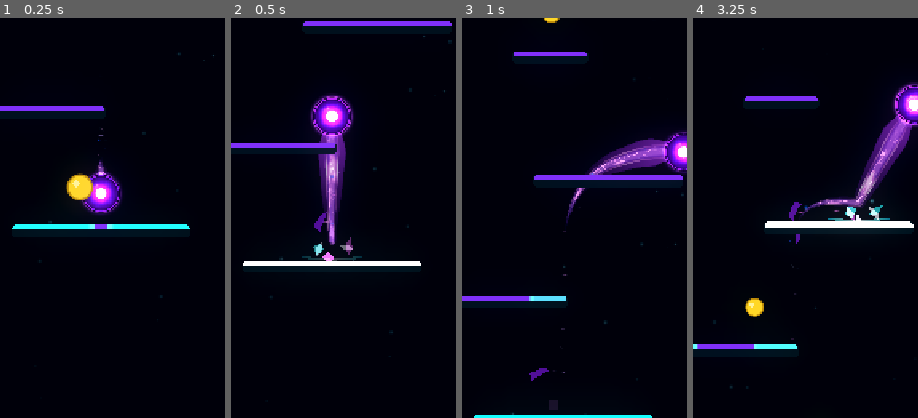
Above: before the commit, frames 1-4 (left to right).
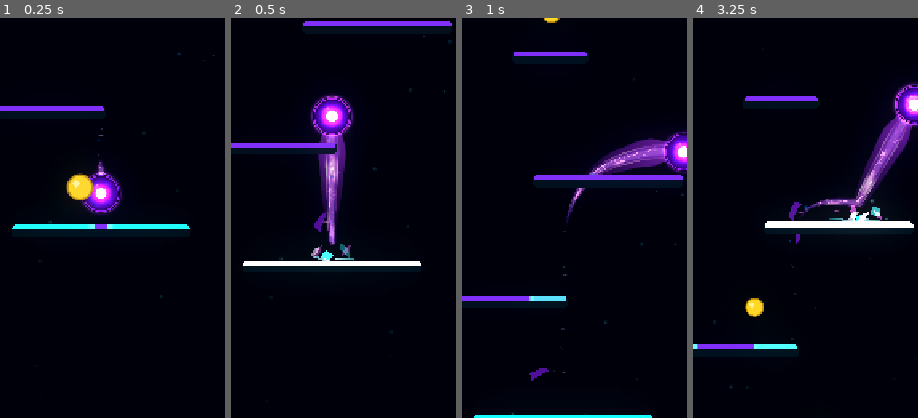
Above: after the commit, the same moments.

Repository: Kryodo/TowerJump
Game: Godot game, scene res://scenes/main.tscn
The game is run twice, just before and just after one commit, with the same random seed, the same clock (stepped at 60 frames per second) and the same inputs.
Inputs (mouse positions are % of the whole screen's width and height, from its top left):
- Up to frame 1 (0.25 s): no input
- Up to frame 2 (0.5 s): no input
- Up to frame 3 (1 s): move the mouse to (72, 45) at 0.52 s; hold Right (ui_right) from 0.53 s (still down); click (72, 45) at 0.67 s
- Up to frame 4 (3.25 s): release Right (ui_right) at 1.25 s; drag from (30, 55) to (47, 31) at 1.27 s; click "Nochmal spielen" at 2 s; move the mouse to (60, 28) at 2.77 s; hold Right (ui_right) from 2.78 s (still down)
The pictures show only the part of the screen within x 28-78%, y 31-81%; the shares and areas given below are measured in that part.

Frame 1 is identical in both runs. In frame 2, 0.5% of the frame differs, in the area x 31-59%, y 54-61%; in frame 3, 0.1%; in frame 4, 0.4%.

Commit message:
Animate landing energy streaks like live filaments

Diff:
--- a/scripts/ball_trail.gd
+++ b/scripts/ball_trail.gd
@@ -1181,11 +1181,19 @@
 		if travel_distance < 6.0:
 			continue
 
+		# Taper the ends so this reads as a filament, not a rectangular bar.
+		var width_curve := Curve.new()
+		width_curve.add_point(Vector2(0.0, 0.04))
+		width_curve.add_point(Vector2(0.16, 0.92))
+		width_curve.add_point(Vector2(0.62, 0.64))
+		width_curve.add_point(Vector2(1.0, 0.02))
+
 		var streak := Line2D.new()
 		streak.name = "LandingSurfaceEnergyStreak"
 		streak.z_as_relative = true
 		streak.z_index = 5
 		streak.width = 5.2
+		streak.width_curve = width_curve
 		streak.antialiased = true
 		streak.joint_mode = Line2D.LINE_JOINT_ROUND
 		streak.begin_cap_mode = Line2D.LINE_CAP_ROUND
@@ -1194,22 +1202,45 @@
 
 		var gradient := Gradient.new()
 		gradient.set_color(0, Color(1.05, 1.72, 1.98, 0.98))
-		gradient.set_color(1, Color(0.04, 0.82, 1.44, 0.82))
+		gradient.set_color(1, Color(0.04, 0.82, 1.44, 0.32))
 		streak.gradient = gradient
-		streak.add_point(Vector2.ZERO)
-		streak.add_point(Vector2.ZERO)
+		for point_index in range(5):
+			streak.add_point(Vector2.ZERO)
 		platform.add_child(streak)
 		streak.position = Vector2(local_contact.x, local_top_y)
-		streak.set_point_position(0, Vector2.ZERO)
-		streak.set_point_position(1, Vector2.ZERO)
+
+		# A narrower travelling highlight gives the surface current a clear
+		# direction without adding a large second burst.
+		var pulse := Line2D.new()
+		pulse.name = "LandingSurfaceEnergyPulse"
+		pulse.z_as_relative = true
+		pulse.z_index = 6
+		pulse.width = 2.0
+		pulse.width_curve = width_curve.duplicate() as Curve
+		pulse.antialiased = true
+		pulse.joint_mode = Line2D.LINE_JOINT_ROUND
+		pulse.begin_cap_mode = Line2D.LINE_CAP_ROUND
+		pulse.end_cap_mode = Line2D.LINE_CAP_ROUND
+		pulse.material = _landing_impact_material
+		var pulse_gradient := Gradient.new()
+		pulse_gradient.set_color(0, Color(1.18, 1.92, 2.05, 0.98))
+		pulse_gradient.set_color(1, Color(0.10, 1.05, 1.58, 0.04))
+		pulse.gradient = pulse_gradient
+		pulse.add_point(Vector2.ZERO)
+		pulse.add_point(Vector2.ZERO)
+		platform.add_child(pulse)
+		pulse.position = Vector2(local_contact.x, local_top_y)
+
 		_landing_surface_streaks.append({
 			"line": streak,
+			"pulse": pulse,
 			"age": 0.0,
-			"lifetime": 0.27,
-			"grow_duration": 0.115,
+			"lifetime": 0.38,
+			"grow_duration": 0.15,
 			"travel_distance": travel_distance,
 			"direction": float(spec["direction"]),
-			"base_width": 5.2
+			"base_width": 5.2,
+			"phase": _visual_rng.randf_range(0.0, TAU),
 		})
 
 
@@ -1217,7 +1248,10 @@
 	for index in range(_landing_surface_streaks.size() - 1, -1, -1):
 		var streak_data: Dictionary = _landing_surface_streaks[index]
 		var streak := streak_data.get("line") as Line2D
+		var pulse := streak_data.get("pulse") as Line2D
 		if not is_instance_valid(streak):
+			if is_instance_valid(pulse):
+				pulse.queue_free()
 			_landing_surface_streaks.remove_at(index)
 			continue
 
@@ -1229,23 +1263,59 @@
 		)
 		var travel_distance: float = float(streak_data["travel_distance"])
 		var direction: float = float(streak_data["direction"])
-		# A modest rise as the streak travels outward gives it a more upright,
-		# energized silhouette while keeping it tied to the platform surface.
-		streak.set_point_position(
-			1,
-			Vector2(direction * travel_distance * growth, -4.0 * growth)
+		var phase: float = float(streak_data["phase"])
+
+		# Animate a restrained wave through the line so it feels like live
+		# energy crawling over the platform instead of a rigid shape appearing.
+		for point_index in range(streak.get_point_count()):
+			var along: float = float(point_index) / float(maxi(streak.get_point_count() - 1, 1))
+			var wave: float = (
+				sin(_trail_time * 10.0 + phase + along * TAU * 1.35)
+				* 1.5
+				* sin(PI * along)
+			)
+			var point_position := Vector2(
+				direction * travel_distance * growth * along,
+				-4.0 * growth * along + wave * growth
+			)
+			streak.set_point_position(point_index, point_position)
+
+		var progress: float = clampf(age / maxf(lifetime, 0.001), 0.0, 1.0)
+		var attack: float = smoothstep(0.0, 0.045, age)
+		var fade: float = 1.0 - smoothstep(lifetime * 0.58, lifetime, age)
+		streak.modulate = Color(1.0, 1.0, 1.0, attack * fade)
+		var subtle_breath: float = 1.0 + sin(age * 23.0 + phase) * 0.045
+		streak.width = float(streak_data["base_width"]) * subtle_breath * lerpf(
+			1.0, 0.72, smoothstep(0.0, 1.0, progress)
 		)
 
-		var progress: float = clampf(age / maxf(lifetime, 0.001), 0.0, 1.0)
-		var fade: float = 1.0 - smoothstep(0.34, 1.0, progress)
-		streak.modulate = Color(1.0, 1.0, 1.0, fade)
-		streak.width = float(streak_data["base_width"]) * lerpf(
-			1.0, 0.52, smoothstep(0.0, 1.0, progress)
-		)
+		if is_instance_valid(pulse):
+			var pulse_head: float = clampf(age / 0.235, 0.0, 1.0)
+			var pulse_tail: float = maxf(pulse_head - 0.30, 0.0)
+			var pulse_points: int = 2
+			for pulse_index in range(pulse_points):
+				var pulse_along: float = pulse_tail if pulse_index == 0 else pulse_head
+				var pulse_wave: float = (
+					sin(_trail_time * 10.0 + phase + pulse_along * TAU * 1.35)
+					* 1.5
+					* sin(PI * pulse_along)
+				)
+				pulse.set_point_position(
+					pulse_index,
+					Vector2(
+						direction * travel_distance * growth * pulse_along,
+						-4.0 * growth * pulse_along + pulse_wave * growth
+					)
+				)
+			var pulse_attack: float = smoothstep(0.01, 0.045, age)
+			var pulse_fade: float = 1.0 - smoothstep(0.20, 0.30, age)
+			pulse.modulate = Color(1.0, 1.0, 1.0, pulse_attack * pulse_fade)
 
 		streak_data["age"] = age
 		if age >= lifetime:
 			streak.queue_free()
+			if is_instance_valid(pulse):
+				pulse.queue_free()
 			_landing_surface_streaks.remove_at(index)
 		else:
 			_landing_surface_streaks[index] = streak_data
